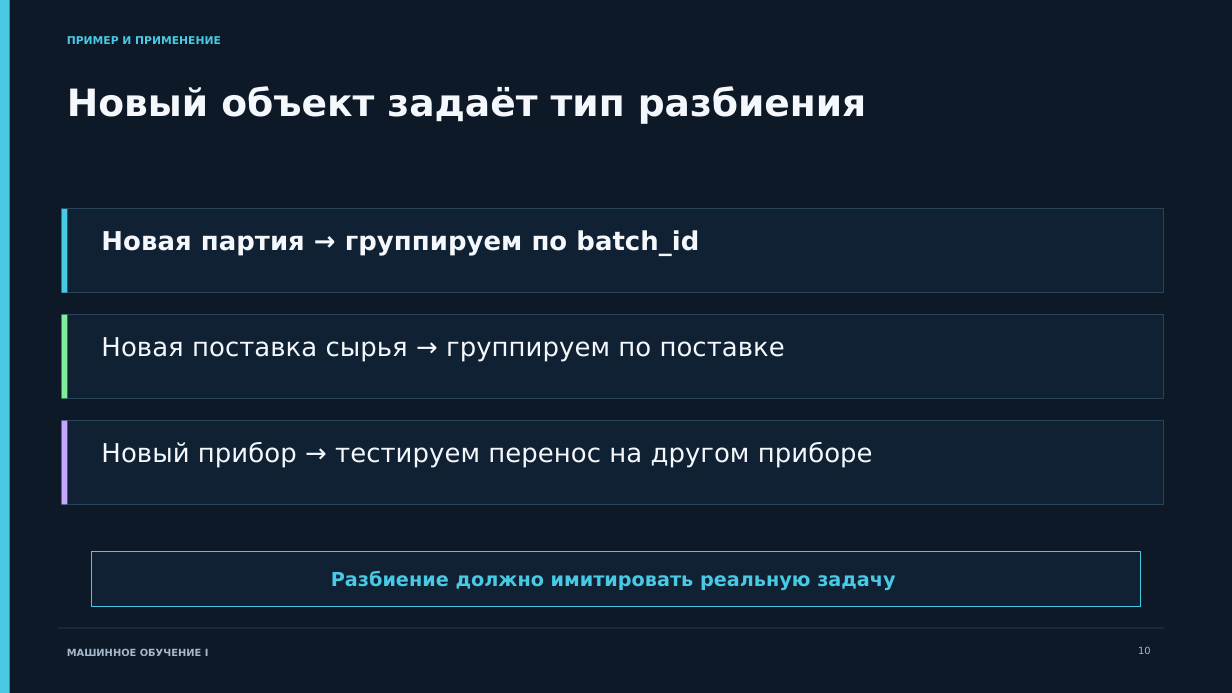
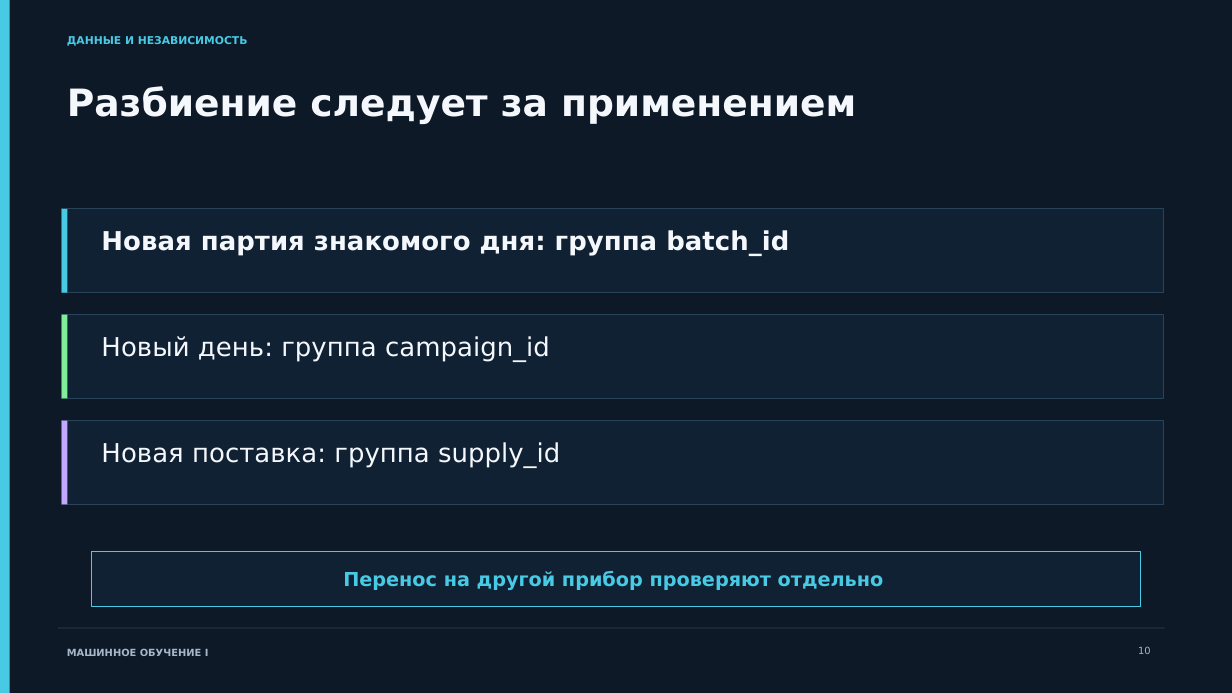
Before and after one commit to ashrpv/computer_science_in_nanoscience, a slide deck: slide 10 of slides/11-ml-problem_and_validation.pptx. Drawn at 1232x693 pixels with LibreOffice and Linux fonts; fonts in the diff are those of the drawing. Boxes give left, top, right and bottom in pixels: in the first picture for what was removed or moved away, otherwise in the second. Text is boxed around its words. In the diff, an @@ line names an element or a change of style, - is before the commit and + after.

```diff
--- a/slides/11-ml-problem_and_validation.pptx
+++ b/slides/11-ml-problem_and_validation.pptx
@@ text at [67,36,248,46]: text changed @@
-ПРИМЕР И ПРИМЕНЕНИЕ
+ДАННЫЕ И НЕЗАВИСИМОСТЬ
@@ text at [67,86,856,124]: text changed @@
-Новый объект задаёт тип разбиения
+Разбиение следует за применением
@@ text at [101,230,789,256]: text changed @@
-Новая партия → группируем по batch_id
+Новая партия знакомого дня: группа batch_id
@@ text at [101,336,550,362]: text changed @@
-Новая поставка сырья → группируем по поставке
+Новый день: группа campaign_id
@@ text at [101,442,560,468]: text changed @@
-Новый прибор → тестируем перенос на другом приборе
+Новая поставка: группа supply_id
@@ text at [343,571,884,590]: text changed @@
-Разбиение должно имитировать реальную задачу
+Перенос на другой прибор проверяют отдельно
```
Also in this commit, not shown: 37 other slides changed, 2 slides added, 2 slides removed, 3 other files.
